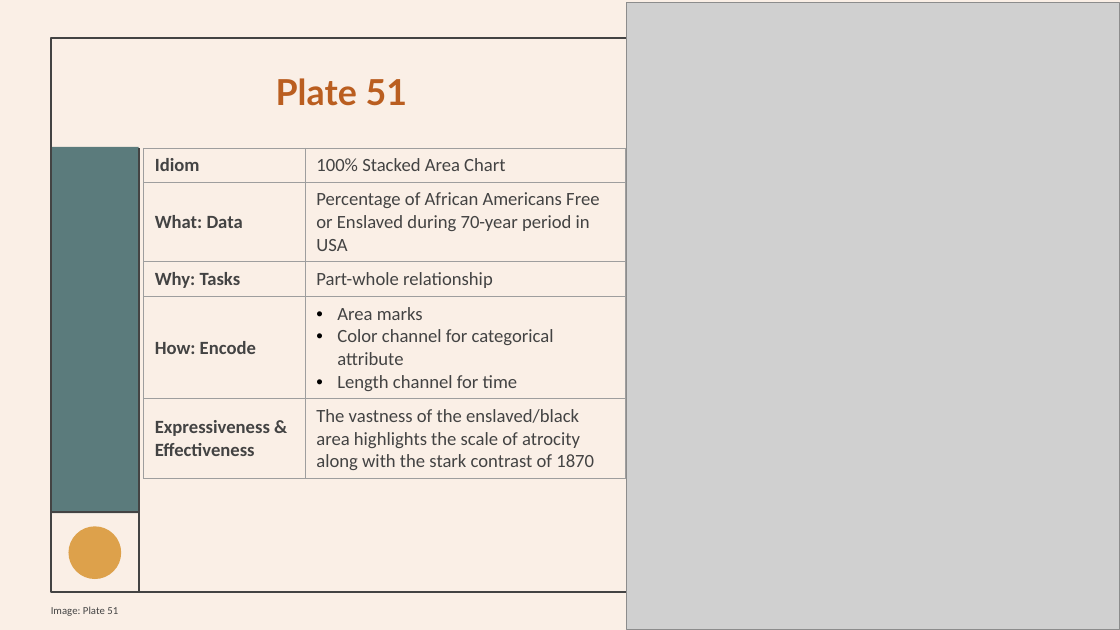
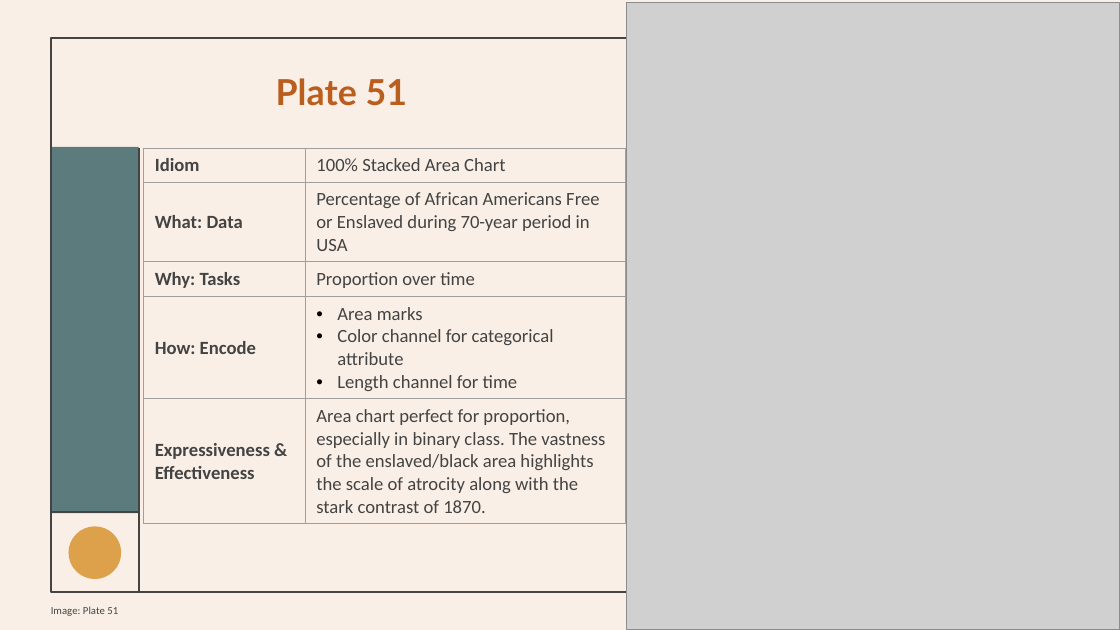
Before and after one commit to gojandrooo/DSE-241-data-viz, a slide deck: slide 3 of exercises/exercise 5/DSE-241 - Exercise 5 - AH.pptx. Drawn at 1120x630 pixels with LibreOffice and Linux fonts; fonts in the diff are those of the drawing; grey boxes stand for pictures; background and template pictures are left out. Boxes give left, top, right and bottom in pixels: in the first picture for what was removed or moved away, otherwise in the second. Text is boxed around its words. In the diff, an @@ line names an element or a change of style, - is before the commit and + after.

```diff
--- a/exercises/exercise 5/DSE-241 - Exercise 5 - AH.pptx
+++ b/exercises/exercise 5/DSE-241 - Exercise 5 - AH.pptx
@@ table at [143,149,625,542] @@
-row 3, column 2: Part-whole relationship
+row 3, column 2: Proportion over time
-row 5, column 2: The vastness of the enslaved/black area highlights the scale of atrocity along with the stark contrast of 1870
+row 5, column 2: Area chart perfect for proportion, especially in binary class. The vastness of the enslaved/black area highlights the scale of atrocity along with the stark contrast of 1870.
```
Also in this commit, not shown: 3 other slides changed, 1 other file.
